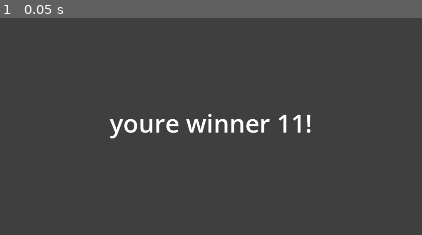
Above: before the commit, frame 1.
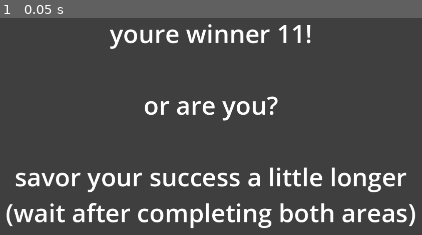
Above: after the commit, the same moment.

Repository: christian-suar/eyes-unseen
Game: Godot game, scene res://scenes/win_screen.tscn
Two runs of this game, one before a commit and one after it. Both use one fixed random seed, a clock stepped at 60 frames per second and the inputs below. This scene is started directly instead of the project's main scene.
Inputs:
- Up to frame 1 (0.05 s): no input

The runs differ from the first frame. In frame 1, 10% of the frame differs, in the area x 1-99%, y 2-97%.

Commit message:
secret ending added
added secret ending

Diff:
--- a/Button8_WIN.gd
+++ b/Button8_WIN.gd
@@ -1,8 +1,24 @@
 extends MeshInstance3D
+
+var alt = false
+func _process(delta):
+	if alt:
+		Globals.camera.attributes.exposure_multiplier +=.5
+		Globals.camera.far -=.1
+		Globals.camera.fov -=.1
+		if Globals.camera.far < 0 or Globals.camera.fov == 0:
+			var altscreen = preload("res://scenes/altending.tscn").instantiate()
+			get_parent().add_child(altscreen)
+			await get_tree().create_timer(3.0).timeout
+			get_tree().quit()
+
 func interact():
-	print("button")
+	if Globals.alternate == false:
+		print("button")
 
-	var winscreen = preload("res://scenes/win_screen.tscn").instantiate()
-	get_parent().add_child(winscreen)
-	await get_tree().create_timer(1.0).timeout
-	get_tree().quit()
+		var winscreen = preload("res://scenes/win_screen.tscn").instantiate()
+		get_parent().add_child(winscreen)
+		await get_tree().create_timer(3.0).timeout
+		get_tree().quit()
+	elif Globals.alternate:
+		alt = true
--- a/gds/Globals.gd
+++ b/gds/Globals.gd
@@ -32,7 +32,7 @@
 var area3Button4 = false
 var area3Button5 = false
 var area3Button6 = false
-
+var alternate = false
 
 
 var craze = 0.0
--- a/gds/Node3D.gd
+++ b/gds/Node3D.gd
@@ -3,7 +3,8 @@
 
 var shake_fade = 0.09     # How quickly the shake fades out
 var rng= RandomNumberGenerator.new()
-
+func _ready():
+	Globals.camera = $Camera3D
 func _process(delta):
 	var shake_strength = Globals.craze
 	if Globals.in_area_with_enemies and Globals.canSee == false:
--- a/gds/enemy_1.gd
+++ b/gds/enemy_1.gd
@@ -6,7 +6,7 @@
 func _process(delta):
 
 	if Globals.in_area_with_enemies:
-		if Globals.canSee:
+		if Globals.canSee and Globals.alternate==false:
 			#current position - next location = velocity change towards new target
 			var next_location = nav_agent.get_next_path_position()
 			var current_location = global_position
--- a/scenes/Area1.gd
+++ b/scenes/Area1.gd
@@ -19,3 +19,6 @@
 		winner.position = Vector3(0,0,5)
 		get_parent().add_child(winner)
 		finish1 = false
+		await get_tree().create_timer(5.0).timeout
+		winner.alternate()
+		finish1 = false
--- /dev/null
+++ b/scenes/WINNERBUTTON.gd
@@ -0,0 +1,4 @@
+extends Node3D
+func alternate():
+	$AudioStreamPlayer3D.play()
+	Globals.alternate = true
--- a/scenes/WINNERBUTTON.tscn
+++ b/scenes/WINNERBUTTON.tscn
@@ -1,6 +1,8 @@
-[gd_scene load_steps=7 format=3 uid="uid://dvsb8fmvfaax"]
+[gd_scene load_steps=9 format=3 uid="uid://dvsb8fmvfaax"]
 
 [ext_resource type="Script" path="res://Button8_WIN.gd" id="1_4biey"]
+[ext_resource type="Script" path="res://scenes/WINNERBUTTON.gd" id="1_ypdwf"]
+[ext_resource type="AudioStream" uid="uid://c0lmcc6kx5gcm" path="res://ding.mp3" id="3_6kbc6"]
 
 [sub_resource type="StandardMaterial3D" id="StandardMaterial3D_fuq1k"]
 resource_name = "Material.002"
@@ -77,6 +79,7 @@
 
 [node name="LowPolyButton8" type="Node3D" groups=["Interactable"]]
 transform = Transform3D(1, 0, 0, 0, 1, 0, 0, 0, 1, 0, -0.75, 0)
+script = ExtResource("1_ypdwf")
 
 [node name="Button8" type="MeshInstance3D" parent="." groups=["Interactable"]]
 mesh = SubResource("ArrayMesh_bnns4")
@@ -94,3 +97,8 @@
 light_size = 1.0
 light_specular = 0.0
 spot_range = 8.0
+
+[node name="AudioStreamPlayer3D" type="AudioStreamPlayer3D" parent="."]
+stream = ExtResource("3_6kbc6")
+unit_size = 100.0
+max_distance = 100.0
--- /dev/null
+++ b/scenes/altending.tscn
@@ -0,0 +1,23 @@
+[gd_scene format=3 uid="uid://ccp8sii6pr8oc"]
+
+[node name="ALTENDING" type="Control"]
+layout_mode = 3
+anchors_preset = 15
+anchor_right = 1.0
+anchor_bottom = 1.0
+grow_horizontal = 2
+grow_vertical = 2
+
+[node name="Panel" type="Panel" parent="."]
+layout_mode = 0
+offset_right = 1920.0
+offset_bottom = 1080.0
+
+[node name="Label" type="Label" parent="Panel"]
+layout_mode = 0
+offset_right = 1920.0
+offset_bottom = 1080.0
+theme_override_font_sizes/font_size = 80
+text = "IT WAS ALL A DREAM"
+horizontal_alignment = 1
+vertical_alignment = 1
--- a/scenes/enemy_1.tscn
+++ b/scenes/enemy_1.tscn
@@ -3,7 +3,7 @@
 [ext_resource type="Script" path="res://gds/enemy_1.gd" id="1_lfbtu"]
 [ext_resource type="Script" path="res://gds/CrazeFactor.gd" id="2_7i8ew"]
 [ext_resource type="Texture2D" uid="uid://b1q4yjh5st4fy" path="res://icon.svg" id="2_qrjir"]
-[ext_resource type="AudioStream" uid="uid://br1a1anmgou7b" path="res://[ youtube.com ] 137+251 - Shepard Tone [Audio Illusion].ogg" id="3_dniw4"]
+[ext_resource type="AudioStream" uid="uid://br1a1anmgou7b" path="res://shepard.ogg" id="3_dniw4"]
 
 [sub_resource type="StandardMaterial3D" id="StandardMaterial3D_mcg2g"]
 transparency = 1
--- a/scenes/temp_player.tscn
+++ b/scenes/temp_player.tscn
@@ -15,6 +15,8 @@
 
 [sub_resource type="ConvexPolygonShape3D" id="ConvexPolygonShape3D_smh1v"]
 points = PackedVector3Array(-0.125207, -0.532801, -0.480507, 0.0227831, 0.47607, 0.498884, 0.169713, 0.559144, 0.464172 …(924 unchanged characters)…
+
+[sub_resource type="CameraAttributesPractical" id="CameraAttributesPractical_k3op6"]
 
 [sub_resource type="ConvexPolygonShape3D" id="ConvexPolygonShape3D_jo0ic"]
 points = PackedVector3Array(-0.896022, -0.955907, -0.388314, 0.0286088, 0.919081, 0.0286088, 0.0572855, 0.690129, 0.143 …(921 unchanged characters)…
@@ -35,6 +37,7 @@
 script = ExtResource("2_qym0j")
 
 [node name="Camera3D" type="Camera3D" parent="head"]
+attributes = SubResource("CameraAttributesPractical_k3op6")
 current = true
 fov = 90.0
 far = 75.0
--- a/scenes/win_screen.tscn
+++ b/scenes/win_screen.tscn
@@ -26,6 +26,11 @@
 offset_right = 1920.0
 offset_bottom = 1080.0
 theme_override_font_sizes/font_size = 60
-text = "youre winner 11!"
+text = "youre winner 11!
+
+or are you?
+
+savor your success a little longer
+(wait after completing both areas)"
 horizontal_alignment = 1
 vertical_alignment = 1
Not shown, removed: [ youtube.com ] 137+251 - Shepard Tone [Audio Illusion].ogg.import
Not shown, added: ding.mp3.import
Not shown: 2 places in gas2/tree3.tres that only renumber resources
Not shown: 1 places in scenes/temp_player.tscn that only renumber resources
Not shown, added: shepard.ogg.import
Not shown, added: ding.mp3
Not shown, added: shepard.ogg
